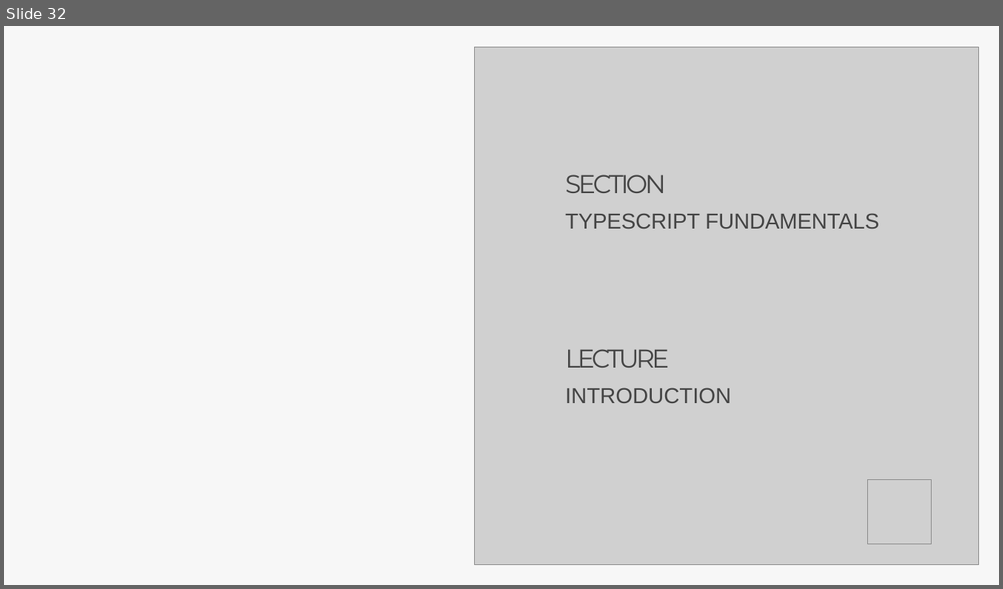
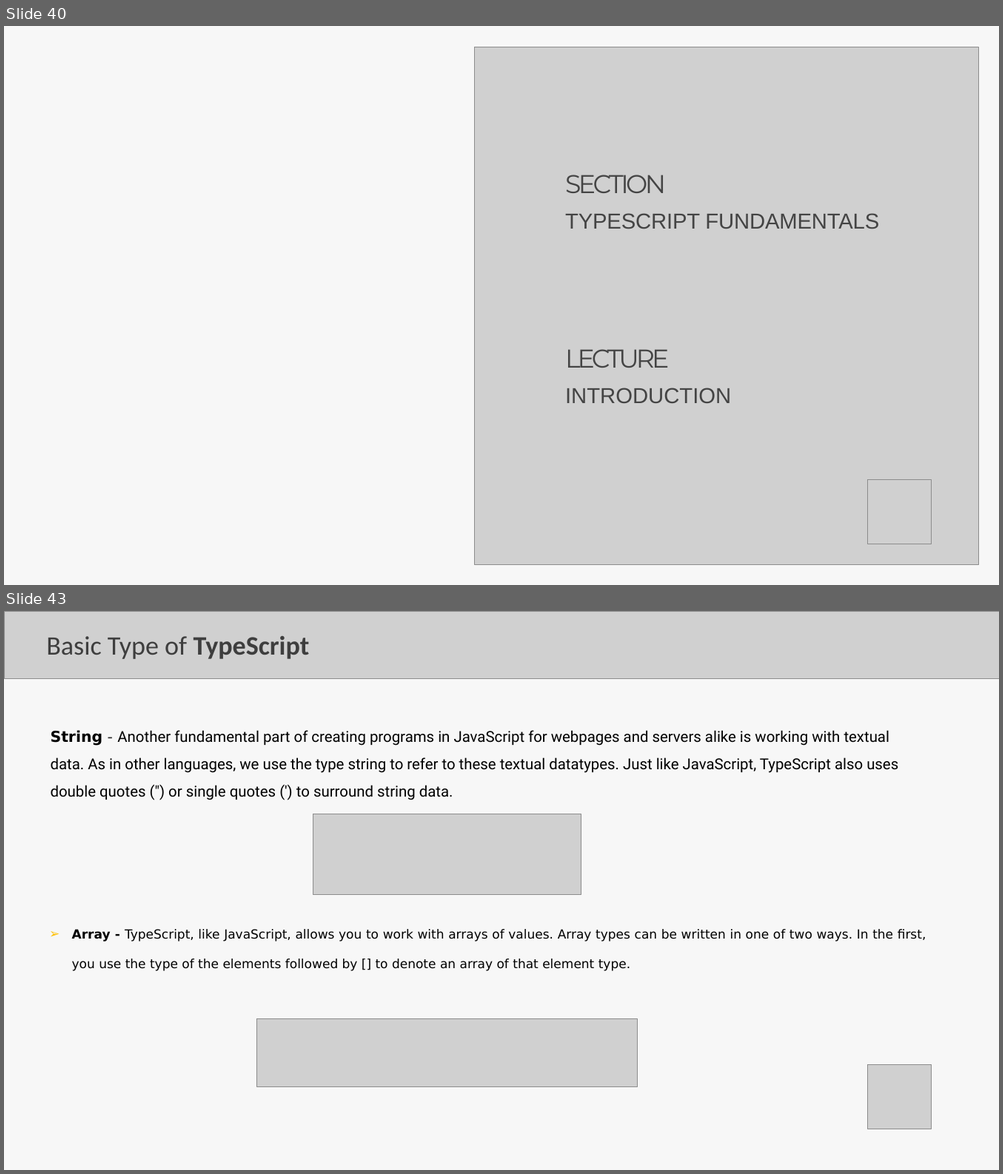
Before and after one commit to Aravindanchellam/UI-UX-Resources, a slide deck: Lecture_JS_TS.pptx. Shown one above the other, each under a label of ours: slide 32 before the commit, slides 40 and 43 after it; the slides between them are not shown. The pictures are 1003x589 and 1003x1174 pixels, drawn with LibreOffice and Linux fonts; fonts in the diff are those of the drawing; grey boxes stand for pictures. Boxes give left, top, right and bottom in pixels: in the first picture for what was removed or moved away, otherwise in the second. Text is boxed around its words. In the diff, an @@ line names an element or a change of style, - is before the commit and + after.

```diff
--- a/Lecture_JS_TS.pptx
+++ b/Lecture_JS_TS.pptx
@@ slide 43 added at <box>4,611,999,1170</box>, background #FFFFFF; not listed: 1 template element that a slide beside it also shows @@
@@ picture added at <box>4,611,999,678</box> @@
@@ text added at <box>46,636,310,659</box>, 42.5 pt, text #3E3E3E @@
+Basic Type of TypeScript
@@ text added at <box>51,730,898,800</box>, 24 pt, text #000000 @@
+String - Another fundamental part of creating programs in JavaScript for webpages and servers alike is working with textual data. As in other languages, we use the type string to refer to these textual datatypes. Just like JavaScript, TypeScript also uses double quotes (") or single quotes (') to surround string data.
@@ picture added at <box>313,814,580,894</box> @@
@@ text added at <box>72,929,926,971</box>, 20 pt, text #000000 @@
+  ➢ Array - TypeScript, like JavaScript, allows you to work with arrays of values. Array types can be written in one of two ways. In the first, you use the type of the elements followed by [] to denote an array of that element type.
@@ picture added at <box>256,1019,637,1087</box> @@
@@ picture added at <box>867,1065,931,1129</box> @@
@@ what was slide 32 is now slide 40 @@
```
Also in this commit, not shown: 5 slides changed, 16 other slides added, 1 slide removed, 1 other file.
